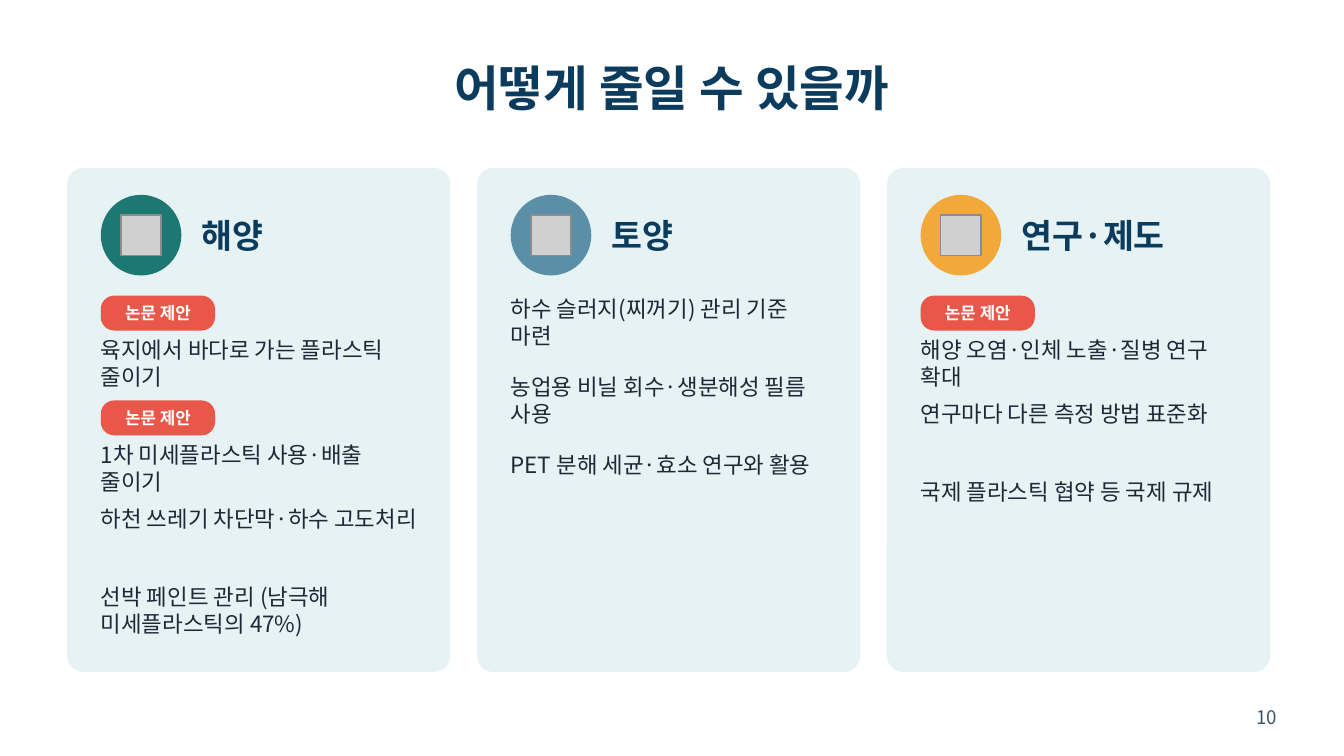
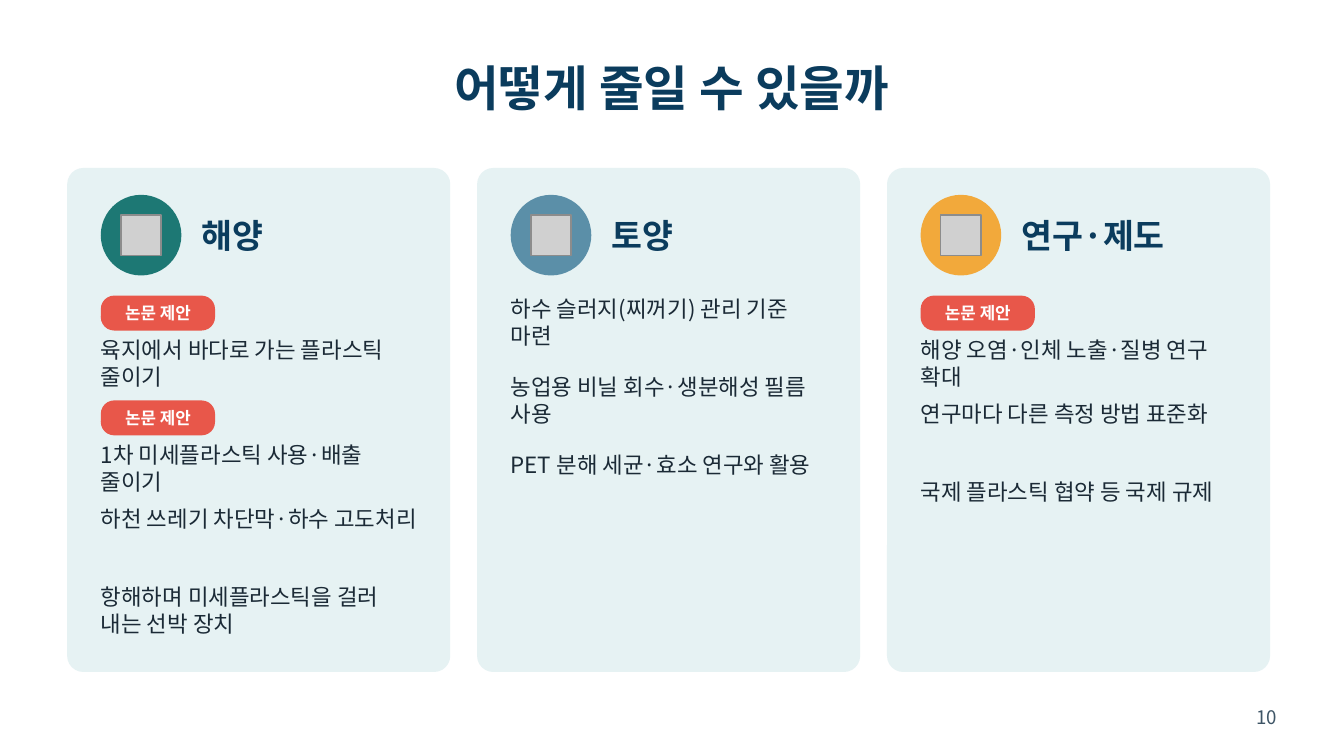
Before and after one commit to packsunjin/Graph, a slide deck: slide 10 of reports/미세플라스틱_발표_10605_박선진.pptx. Drawn at 1344x756 pixels with LibreOffice and Linux fonts; fonts in the diff are those of the drawing; grey boxes stand for pictures. Boxes give left, top, right and bottom in pixels: in the first picture for what was removed or moved away, otherwise in the second. Text is boxed around its words. In the diff, an @@ line names an element or a change of style, - is before the commit and + after.

```diff
--- a/reports/미세플라스틱_발표_10605_박선진.pptx
+++ b/reports/미세플라스틱_발표_10605_박선진.pptx
@@ text at bbox=[101, 586, 378, 634]: text changed @@
-선박 페인트 관리 (남극해 미세플라스틱의 47%)
+항해하며 미세플라스틱을 걸러 내는 선박 장치
```
Also in this commit, not shown: 1 slide added, 3 other files.
